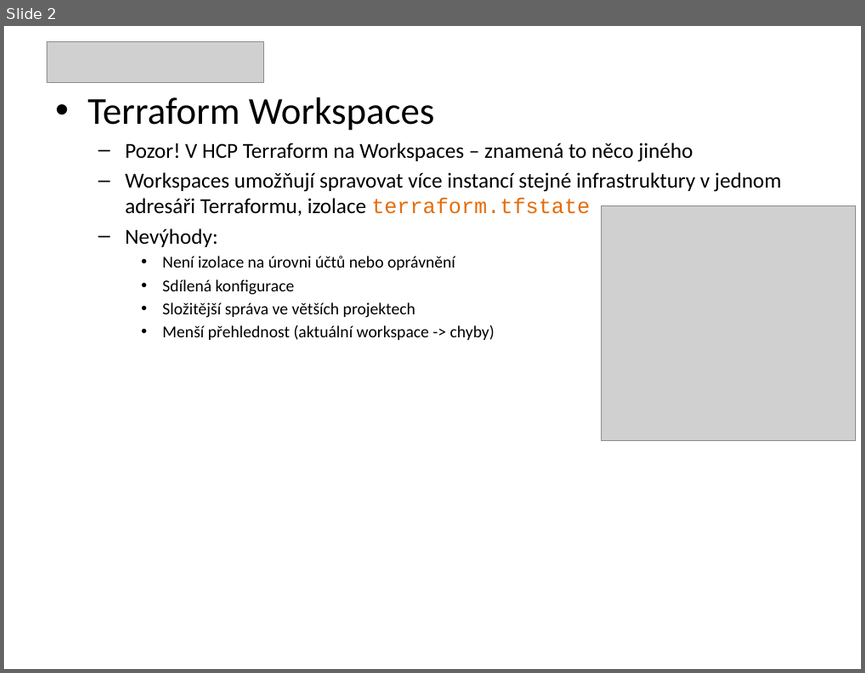
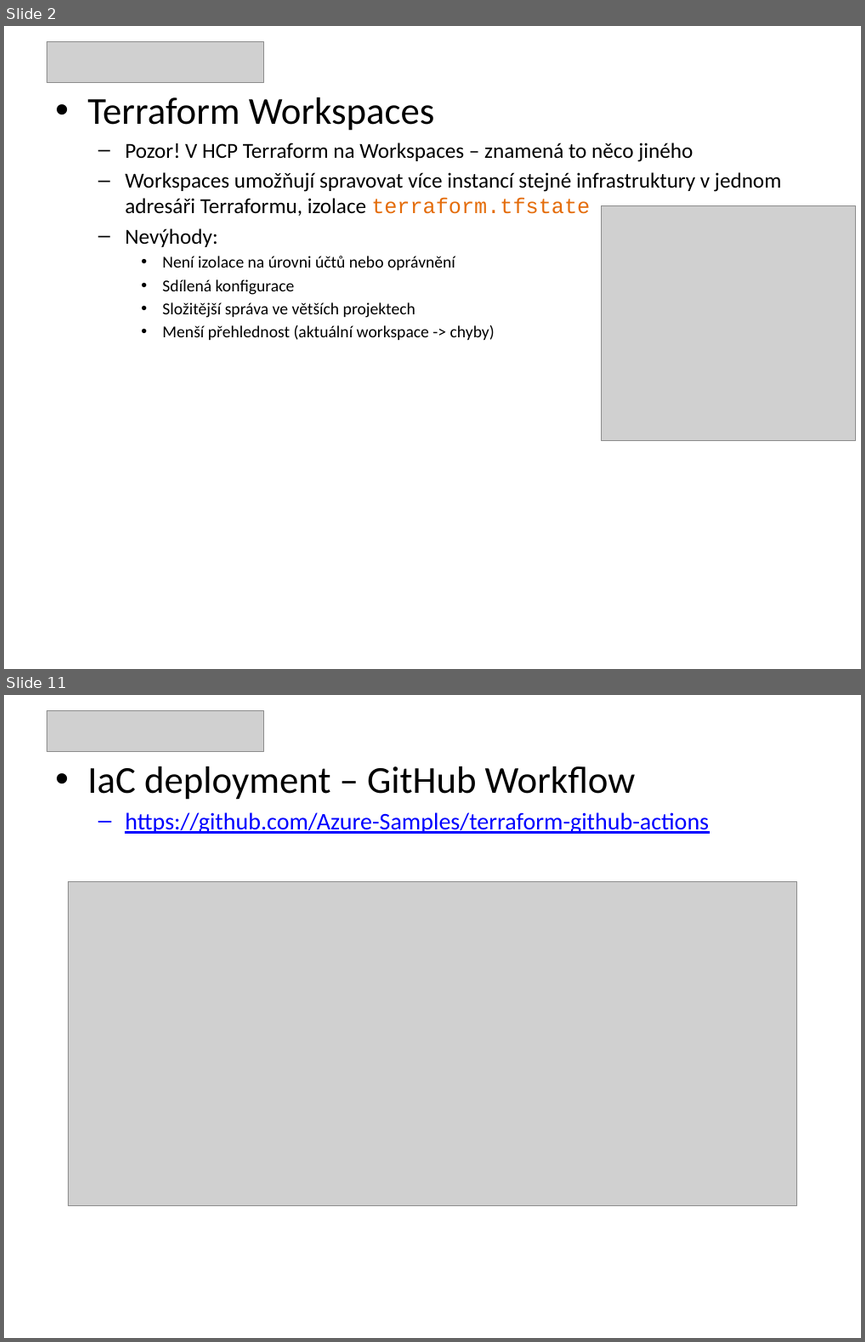
Before and after one commit to puchy/tf-lab, a slide deck: 5-tf.pptx. Shown one above the other, each under a label of ours: slide 2 before the commit, slides 2 and 11 after it; the slides between them are not shown. The pictures are 865x673 and 865x1342 pixels, drawn with LibreOffice and Linux fonts; fonts in the diff are those of the drawing; grey boxes stand for pictures. Boxes give left, top, right and bottom in pixels: in the first picture for what was removed or moved away, otherwise in the second. Text is boxed around its words. In the diff, an @@ line names an element or a change of style, - is before the commit and + after.

```diff
--- a/5-tf.pptx
+++ b/5-tf.pptx
@@ slide 11 added at [4, 695, 861, 1338], background #FFFFFF @@
@@ picture added at [46, 710, 263, 751] @@
@@ text added at [87, 766, 709, 834], 20 pt, text #0000FF, underline @@
+• IaC deployment – GitHub Workflow
+  – https://github.com/Azure-Samples/terraform-github-actions
@@ picture added at [69, 882, 797, 1206] @@
```
Also in this commit, not shown: 1 slide changed, 11 other slides added, 1 slide removed, 10 other files.
